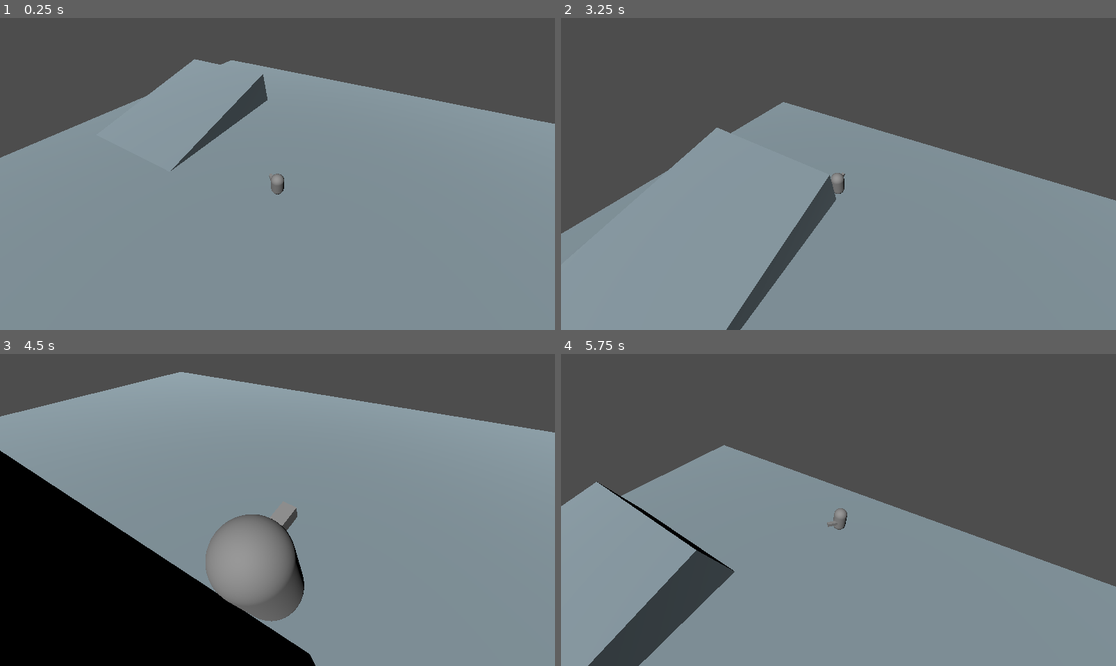
Above: before the commit, frames 1-4 (two rows, left to right).
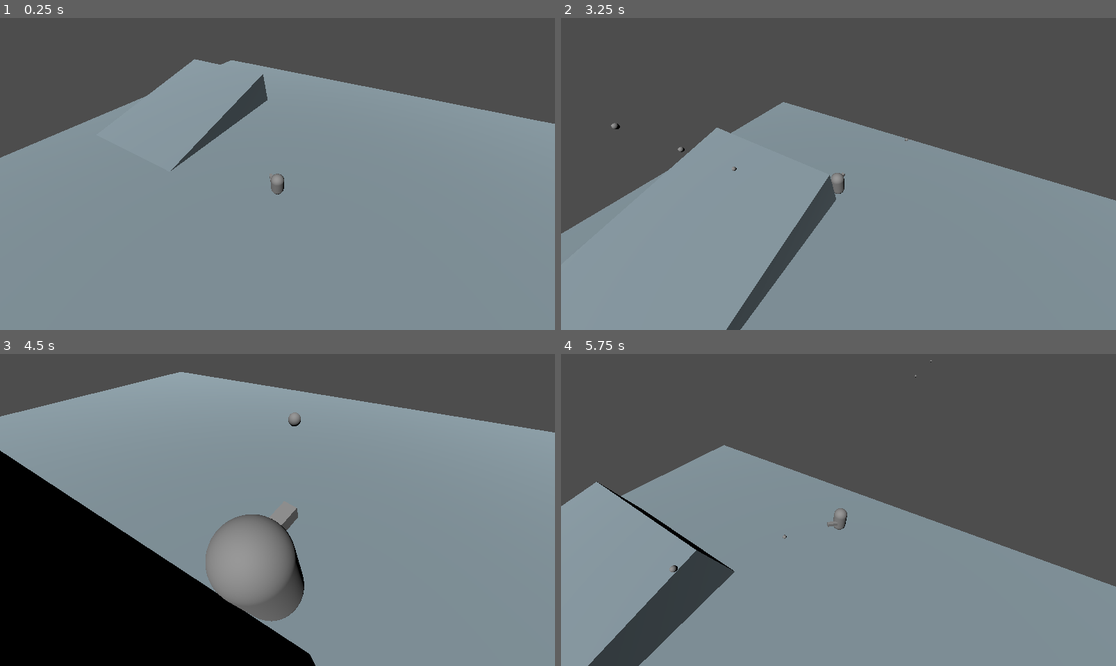
Above: after the commit, the same moments.

Repository: sva-alt/visual-computing-WK-6
Game: Godot game, scene res://Scenes/main.tscn
Same seed, same stepped clock (60 frames per second), same inputs: the game is played once before the commit and once after it.
Inputs (mouse positions are in pixels of both pictures, inside the frame that each line leads up to):
- Up to frame 1 (0.25 s): no input
- Up to frame 2 (3.25 s): tap Enter (ui_accept) at 0.5, 0.77, 1.52, 3.02 s; move the mouse to (810, 236) at 0.52 s; press the mouse at (810, 236) at 0.53 s; hold Up (forward) 0.53-2.03 s; move the mouse to (1005, 220) at 1.27 s; release the mouse at (1005, 220) at 1.28 s; click (1005, 220) at 1.35 s; move the mouse to (672, 127) at 2.02 s; press the mouse at (672, 127) at 2.03 s; hold Left (left) from 2.03 s (still down); move the mouse to (866, 174) at 2.77 s; release the mouse at (866, 174) at 2.78 s; click (866, 174) at 2.85 s
- Up to frame 3 (4.5 s): move the mouse to (194, 432) at 3.52 s; release Left (left) at 3.53 s; press the mouse at (194, 432) at 3.53 s; hold Down (back) 3.53-4.28 s; tap Enter (ui_accept) at 3.77 s; move the mouse to (399, 494) at 4.27 s; release the mouse at (399, 494) at 4.28 s; hold Right (right) from 4.28 s (still down); click (399, 494) at 4.35 s
- Up to frame 4 (5.75 s): tap Enter (ui_accept) at 4.52 s; move the mouse to (727, 525) at 5.02 s; release Right (right) at 5.03 s; press the mouse at (727, 525) at 5.03 s; hold Up (forward) from 5.03 s (still down)

The runs differ from the first frame. In frame 1, less than 0.1% of the frame differs, in the area x 48-49%, y 50-53%; in frame 2, less than 0.1%; in frame 3, less than 0.1%, in the area x 9-55%, y 6-93%; in frame 4, less than 0.1%.

Commit message:
add shooting bullets

Diff:
--- /dev/null
+++ b/fireteam-zero/Prefabs/bullet.tscn
@@ -0,0 +1,23 @@
+[gd_scene load_steps=4 format=3 uid="uid://c5h0vkjs2xtyy"]
+
+[ext_resource type="Script" path="res://Scripts/bullet.gd" id="1_ndhkn"]
+
+[sub_resource type="SphereMesh" id="SphereMesh_tw7dq"]
+
+[sub_resource type="SphereShape3D" id="SphereShape3D_8maxf"]
+
+[node name="Bullet" type="Node3D"]
+script = ExtResource("1_ndhkn")
+bullet_speed = 15.0
+
+[node name="MeshInstance3D" type="MeshInstance3D" parent="."]
+transform = Transform3D(0.25, 0, 0, 0, 0.25, 0, 0, 0, 0.25, 0, 0, 0)
+mesh = SubResource("SphereMesh_tw7dq")
+
+[node name="Area3D" type="Area3D" parent="."]
+
+[node name="CollisionShape3D" type="CollisionShape3D" parent="Area3D"]
+transform = Transform3D(0.25, 0, 0, 0, 0.25, 0, 0, 0, 0.25, 0, 0, 0)
+shape = SubResource("SphereShape3D_8maxf")
+
+[node name="Timer" type="Timer" parent="."]
--- a/fireteam-zero/Scenes/main.tscn
+++ b/fireteam-zero/Scenes/main.tscn
@@ -1,7 +1,9 @@
-[gd_scene load_steps=12 format=3 uid="uid://ckyuykeqrfc0o"]
+[gd_scene load_steps=14 format=3 uid="uid://ckyuykeqrfc0o"]
 
 [ext_resource type="Script" path="res://Scripts/player.gd" id="1_q1g68"]
 [ext_resource type="Script" path="res://Scripts/camera_spring_arm.gd" id="2_a6bot"]
+[ext_resource type="Script" path="res://Scripts/weapon.gd" id="2_j6g2t"]
+[ext_resource type="PackedScene" uid="uid://c5h0vkjs2xtyy" path="res://Prefabs/bullet.tscn" id="3_li2o7"]
 
 [sub_resource type="StandardMaterial3D" id="StandardMaterial3D_h8p4b"]
 albedo_color = Color(0.528201, 0.600779, 0.634312, 1)
@@ -61,12 +63,20 @@
 transform = Transform3D(1, 0, 0, 0, 1, 0, 0, 0, 1, 0, 1, 0)
 shape = SubResource("CapsuleShape3D_kespv")
 
-[node name="Weapon" type="Node3D" parent="Player"]
-transform = Transform3D(0.966891, 0.0921463, 0.237974, -0.0494282, 0.982496, -0.179607, -0.250358, 0.161897, 0.954521, -0.111351, 0, -0.342728)
+[node name="Weapon" type="Node3D" parent="Player" node_paths=PackedStringArray("root_node", "shoot_position")]
+transform = Transform3D(0.981806, 0.05159, 0.182746, -0.0160295, 0.981468, -0.190954, -0.18921, 0.18455, 0.964438, -0.111351, 0, -0.342728)
+script = ExtResource("2_j6g2t")
+bullet_prefab = ExtResource("3_li2o7")
+root_node = NodePath("../..")
+shoot_position = NodePath("ShootPosition")
+shoot_rate = 0.25
 
 [node name="MeshInstance3D" type="MeshInstance3D" parent="Player/Weapon"]
 transform = Transform3D(0.25, 0, 0, 0, 0.244881, 0.151001, 0, -0.0503336, 0.734642, -0.310919, 0.874092, -0.49964)
 mesh = SubResource("BoxMesh_xatix")
+
+[node name="ShootPosition" type="Node3D" parent="Player/Weapon"]
+transform = Transform3D(-0.492127, -0.661486, -0.565904, -0.494539, 0.747427, -0.443603, 0.71641, 0.061552, -0.69496, -0.313578, 0.810147, -0.863673)
 
 [node name="CameraSpringArm" type="SpringArm3D" parent="." node_paths=PackedStringArray("player")]
 transform = Transform3D(0.866025, 0.353553, 0.353553, 0, 0.707107, -0.707107, -0.5, 0.612372, 0.612372, 0, 10, 0)
--- /dev/null
+++ b/fireteam-zero/Scripts/bullet.gd
@@ -0,0 +1,16 @@
+extends Node3D
+@export
+var bullet_speed : float
+
+var bullet_direction : Vector3
+
+# Called when the node enters the scene tree for the first time.
+func _ready():
+	$Timer.connect("timeout" ,queue_free)
+	$Timer.set_wait_time(5)
+	$Timer.start()
+
+
+# Called every frame. 'delta' is the elapsed time since the previous frame.
+func _process(delta):
+	position += bullet_direction * bullet_speed * delta
--- /dev/null
+++ b/fireteam-zero/Scripts/weapon.gd
@@ -0,0 +1,34 @@
+extends Node3D
+
+@export
+
+var bullet_prefab : PackedScene
+
+@export
+var root_node : Node3D
+
+@export
+var shoot_position : Node3D
+
+@export
+var shoot_rate : float
+
+var shoot_timer : float
+
+# Called when the node enters the scene tree for the first time.
+func _ready():
+	pass # Replace with function body.
+
+
+# Called every frame. 'delta' is the elapsed time since the previous frame.
+func _process(delta) :
+	if shoot_timer < shoot_rate:
+		shoot_timer += delta
+
+	if Input.is_action_pressed("shoot") and shoot_timer >= shoot_rate:
+		shoot_timer = 0
+		var bullet = bullet_prefab.instantiate()
+		root_node.add_child(bullet)
+		bullet.position = shoot_position.global_position
+		bullet.bullet_direction = -get_global_transform().basis.z
+	pass
--- a/fireteam-zero/project.godot
+++ b/fireteam-zero/project.godot
@@ -37,3 +37,8 @@
 "events": [Object(InputEventKey,"resource_local_to_scene":false,"resource_name":"","device":0,"window_id":0,"alt_presse …(194 unchanged characters)…
 ]
 }
+shoot={
+"deadzone": 0.5,
+"events": [Object(InputEventMouseButton,"resource_local_to_scene":false,"resource_name":"","device":-1,"window_id":0,"alt_pressed":false,"shift_pressed":false,"ctrl_pressed":false,"meta_pressed":false,"button_mask":0,"position":Vector2(0, 0),"global_position":Vector2(0, 0),"factor":1.0,"button_index":1,"canceled":false,"pressed":false,"double_click":false,"script":null)
+]
+}
